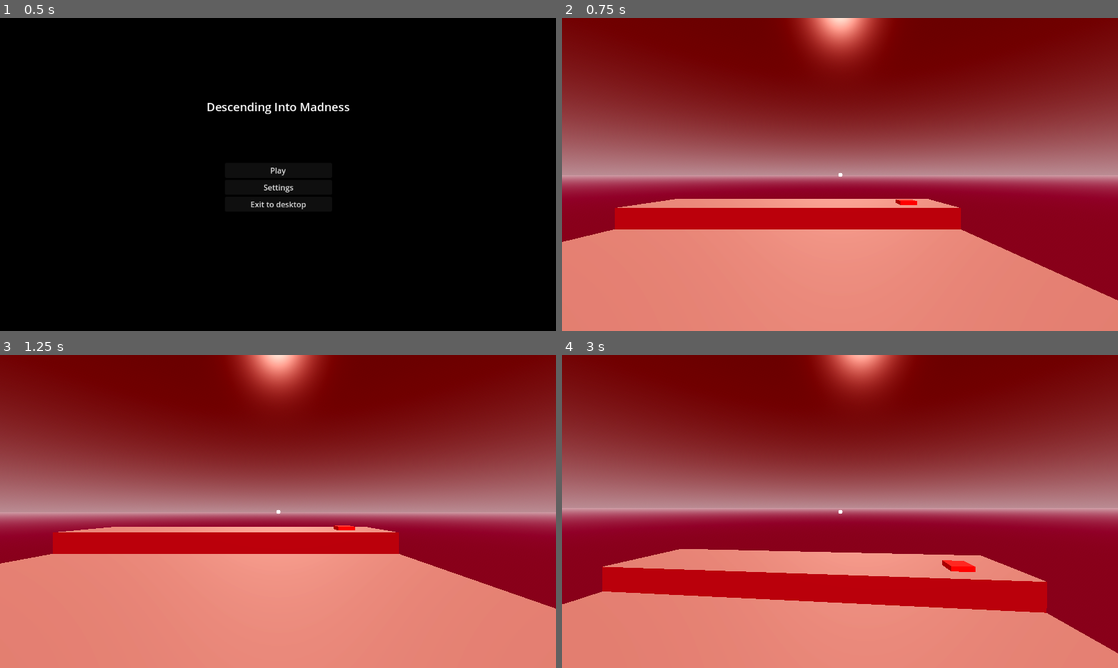
Above: before the commit, frames 1-4 (two rows, left to right).
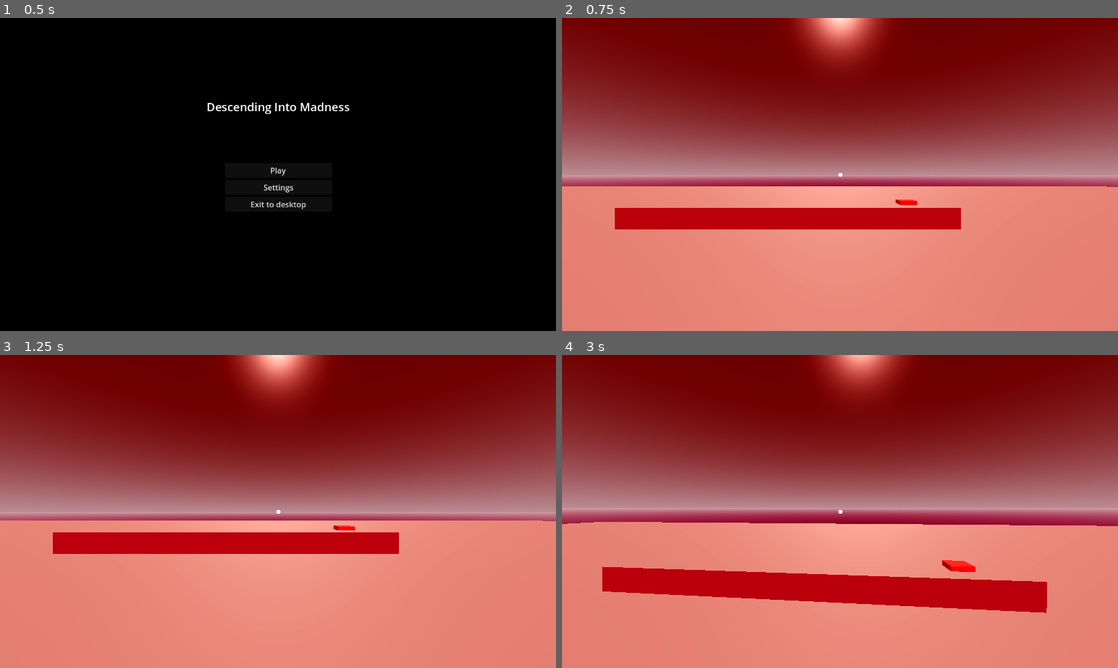
Above: after the commit, the same moments.

Repository: micahdbak/fcsim
Game: Godot game, scene res://scenes/mainMenu.tscn
Two runs of this game, one before a commit and one after it. Both use one fixed random seed, a clock stepped at 60 frames per second and the inputs below.
Inputs (mouse positions are in pixels of both pictures, inside the frame that each line leads up to):
- Up to frame 1 (0.5 s): no input
- Up to frame 2 (0.75 s): click "Play" at 0.5 s
- Up to frame 3 (1.25 s): no input
- Up to frame 4 (3 s): tap Enter at 1.25 s; move the mouse to (867, 511) at 1.27 s; hold W (up) 1.28-2 s; tap C (crouch) at 1.35 s; tap Space (jump) at 1.52, 2.75 s; click "Play" at 2 s; move the mouse to (812, 511) at 2.77 s; hold W (up) from 2.78 s (still down); tap E (interact) at 2.85 s

Frame 1 is identical in both runs. In frame 2, 11% of the frame differs, in the area x 0-100%, y 53-91%; in frame 3, 8.0%; in frame 4, 14%, in the area x 0-100%, y 53-96%.

Commit message:
Add sunshine

Diff:
--- a/main.tscn
+++ b/main.tscn
@@ -52,7 +52,7 @@
 environment = SubResource("Environment_qbkgc")
 
 [node name="CSGBox3D" type="CSGBox3D" parent="TestPlace"]
-transform = Transform3D(1, 0, 0, 0, 1, 0, 0, 0, 1, -0.114594, 0, 2.65455)
+transform = Transform3D(7.40277, 0, 0, 0, 1, 0, 0, 0, 2.3066, -0.114594, 0, 2.65455)
 use_collision = true
 size = Vector3(3.93793, 1, 11.9994)
 
--- a/scenes/enemy.tscn
+++ b/scenes/enemy.tscn
@@ -1,7 +1,8 @@
-[gd_scene load_steps=4 format=3 uid="uid://dcg77dbt3ronp"]
+[gd_scene load_steps=5 format=3 uid="uid://dcg77dbt3ronp"]
 
 [ext_resource type="Script" uid="uid://c3gpcsmeol7u2" path="res://scenes/enemy.gd" id="1_7p1mj"]
-[ext_resource type="Texture2D" uid="uid://lthu8c4wogsg" path="res://test_scene_assets/lebrong.jpg" id="2_md0e3"]
+[ext_resource type="Texture2D" uid="uid://evrxraspvufi" path="res://lebrong.jpg" id="2_4ra3w"]
+[ext_resource type="AudioStream" uid="uid://cw7lc0lfikqpa" path="res://sunshine.ogg" id="3_5uy6h"]
 
 [sub_resource type="BoxShape3D" id="BoxShape3D_md0e3"]
 
@@ -17,4 +18,9 @@
 [node name="Sprite3D" type="Sprite3D" parent="."]
 pixel_size = 0.001
 billboard = 1
-texture = ExtResource("2_md0e3")
+texture = ExtResource("2_4ra3w")
+
+[node name="AudioStreamPlayer3D" type="AudioStreamPlayer3D" parent="."]
+stream = ExtResource("3_5uy6h")
+autoplay = true
+max_distance = 5.0
Renamed: test_scene_assets/lebrong.jpg -> lebrong.jpg
Not shown, changed: lebrong.jpg.import
Not shown, added: sunshine.ogg.import
Not shown, added: sunshine.ogg
